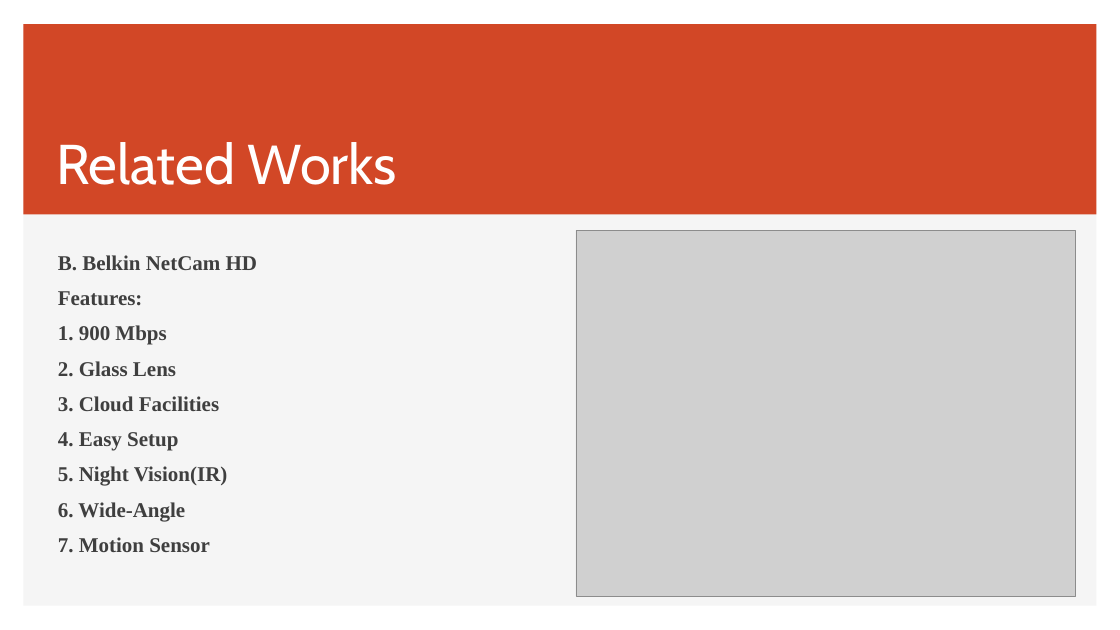
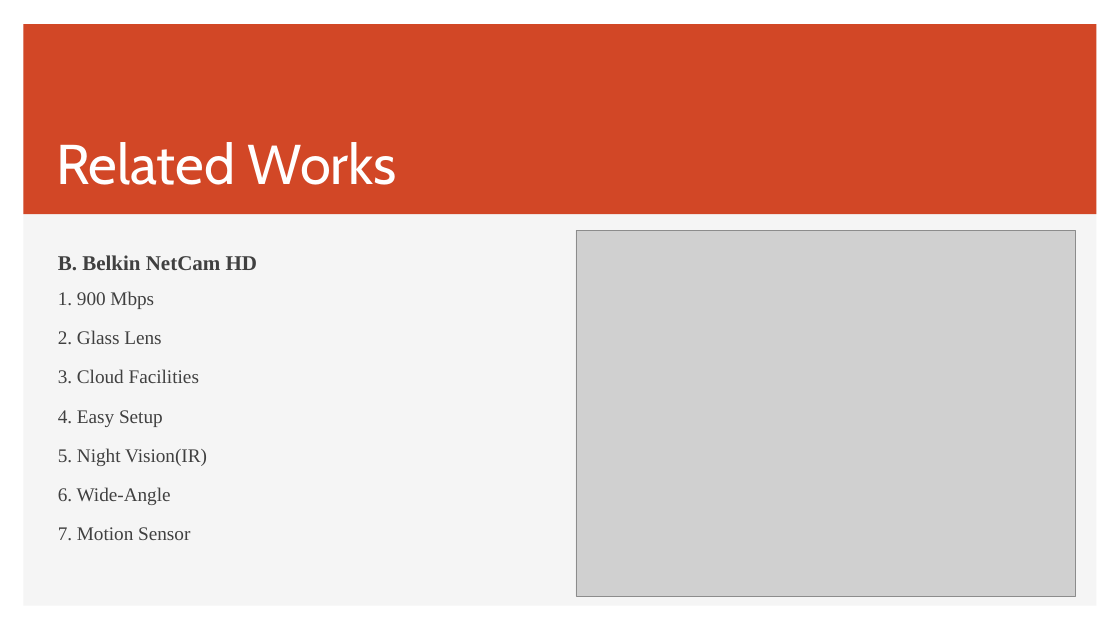
Before and after one commit to prajwollamichhane11/embeddedSystemProjectReport, a slide deck: slide 5 of Embedded System Presentation.pptx. Drawn at 1120x630 pixels with LibreOffice and Linux fonts; fonts in the diff are those of the drawing; grey boxes stand for pictures. Boxes give left, top, right and bottom in pixels: in the first picture for what was removed or moved away, otherwise in the second. Text is boxed around its words. In the diff, an @@ line names an element or a change of style, - is before the commit and + after.

```diff
--- a/Embedded System Presentation.pptx
+++ b/Embedded System Presentation.pptx
@@ text "B. Belkin NetCam HD" at <box>58,255,257,540</box>: text colour #3F3F3F to #404040; size 18 to 16.5 pt, bold off in "1. 900 Mbps", "2. Glass Lens", "3. Cloud Facilities", "4. Easy Setup" and 3 more places; line spacing 1.4 to 1.5; line spacing 1.4 to 1.7 @@
@@ text at <box>58,291,143,306</box>: paragraph removed @@
-Features:
```
Also in this commit, not shown: 7 other slides changed, 1 slide added, 2 slides removed, 1 other file.
